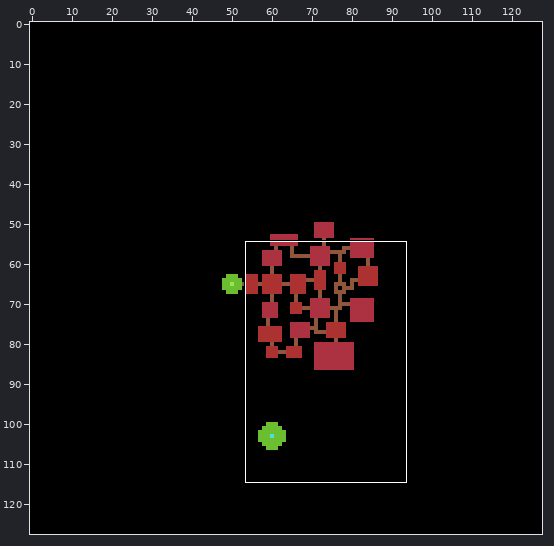
Two states of a pixel-art file, src/maps/map.aseprite. Above, an overview of the earlier version with the close-up marked.
Close-up. Before:
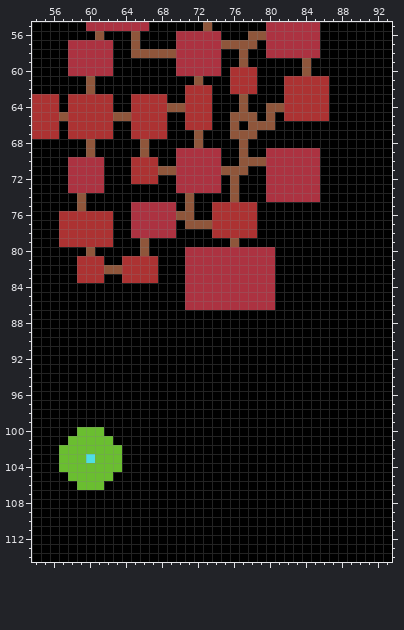
128x128 pixels, 1 frame. Colours within 5 levels of each other are drawn and written as one. Shown: x 54..93, y 55..114.
After the commit:
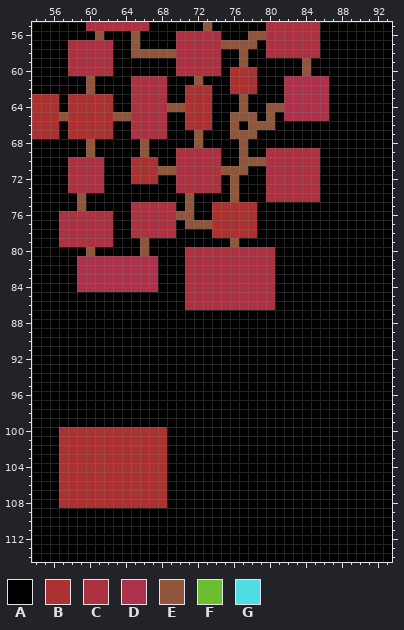
Palette (. is transparent): A #000000  B #ac3232  C #ac3241  D #ac324b  E #8f563b  F #6abe30  G #4fdee3
The edit:
Layer "map":
y 61..62: x 65..68 AAAA -> CCCC; x 82..86 BBBBB -> DDDDD
y 63..65: x 65..68 BBBB -> CCCC; x 82..86 BBBBB -> DDDDD
y 66..67: x 65..68 BBBB -> CCCC
y 76..79: x 57..62 BBBBBB -> CCCCCC
y 81: x 59..67 BBBAABBBB -> DDDDDDDDD
y 82: x 59..67 BBBEEBBBB -> DDDDDDDDD
y 83: x 59..67 BBBAABBBB -> DDDDDDDDD
y 84: x 59..67 AAAAAAAAA -> DDDDDDDDD
y 100: x 57..68 AAFFFAAAAAAA -> BBBBBBBBBBBB
y 101: x 57..68 AFFFFFAAAAAA -> BBBBBBBBBBBB
y 102: x 57..68 FFFFFFFAAAAA -> BBBBBBBBBBBB
y 103: x 57..68 FFFGFFFAAAAA -> BBBBBBBBBBBB
y 104: x 57..68 FFFFFFFAAAAA -> BBBBBBBBBBBB
y 105: x 57..68 AFFFFFAAAAAA -> BBBBBBBBBBBB
y 106: x 57..68 AAFFFAAAAAAA -> BBBBBBBBBBBB
y 107..108: x 57..68 AAAAAAAAAAAA -> BBBBBBBBBBBB
Where, in picture pixels (left, top, right, bottom), the same in both close-ups:
changed: (131, 76, 167, 139)
changed: (284, 76, 329, 121)
changed: (59, 211, 158, 292)
changed: (59, 427, 167, 508)
